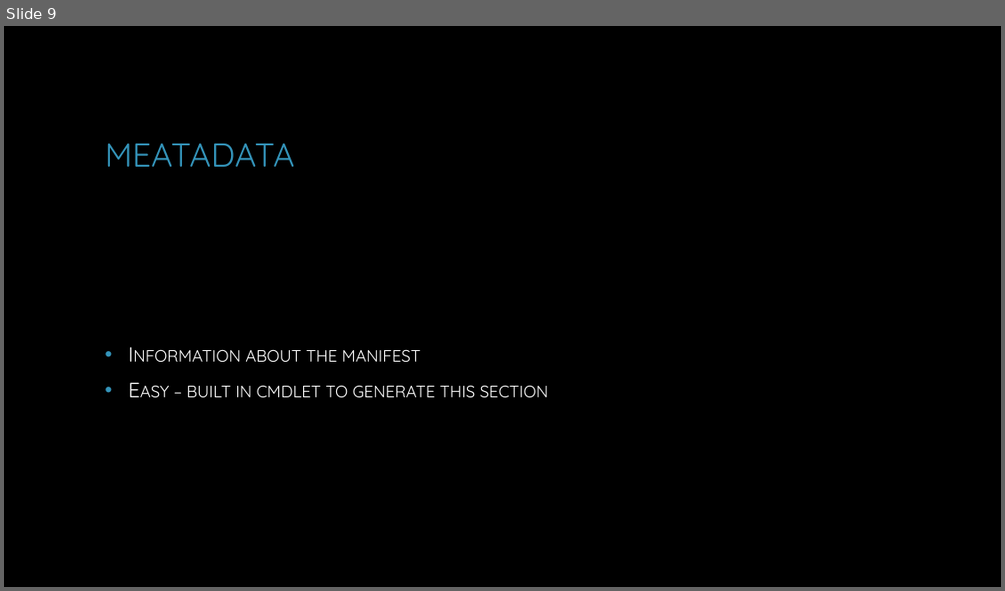
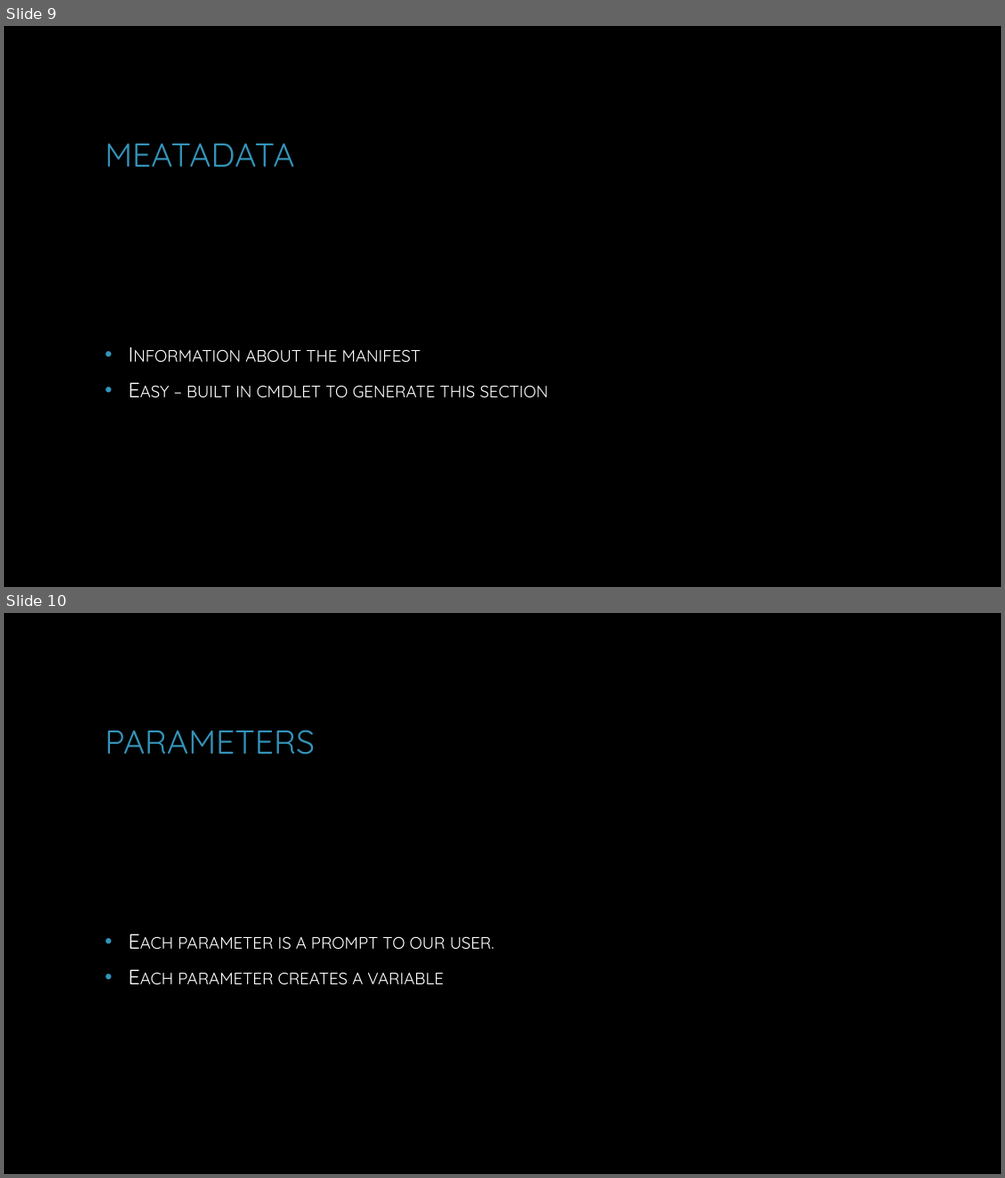
Before and after one commit to dchristian3188/DemoWorkingWithPlaster, a slide deck: Working with Plaster.pptx. Shown one above the other, each under a label of ours: slide 9 before the commit, slides 9 and 10 after it. The pictures are 1005x591 and 1005x1178 pixels, drawn with LibreOffice and Linux fonts; fonts in the diff are those of the drawing; background and template pictures are left out. Boxes give left, top, right and bottom in pixels: in the first picture for what was removed or moved away, otherwise in the second. Text is boxed around its words. In the diff, an @@ line names an element or a change of style, - is before the commit and + after.

```diff
--- a/Working with Plaster.pptx
+++ b/Working with Plaster.pptx
@@ slide 10 added at (4,613,1001,1174), background picture (left out) @@
@@ title added at (105,730,315,755), 32 pt, text #3494BA @@
+PARAMETERS
@@ text added at (178,936,494,984), 20 pt, text #FFFFFF, small capitals @@
+• Each parameter is a prompt to our user.
+• Each parameter creates a variable
```
Also in this commit, not shown: 1 other file.
